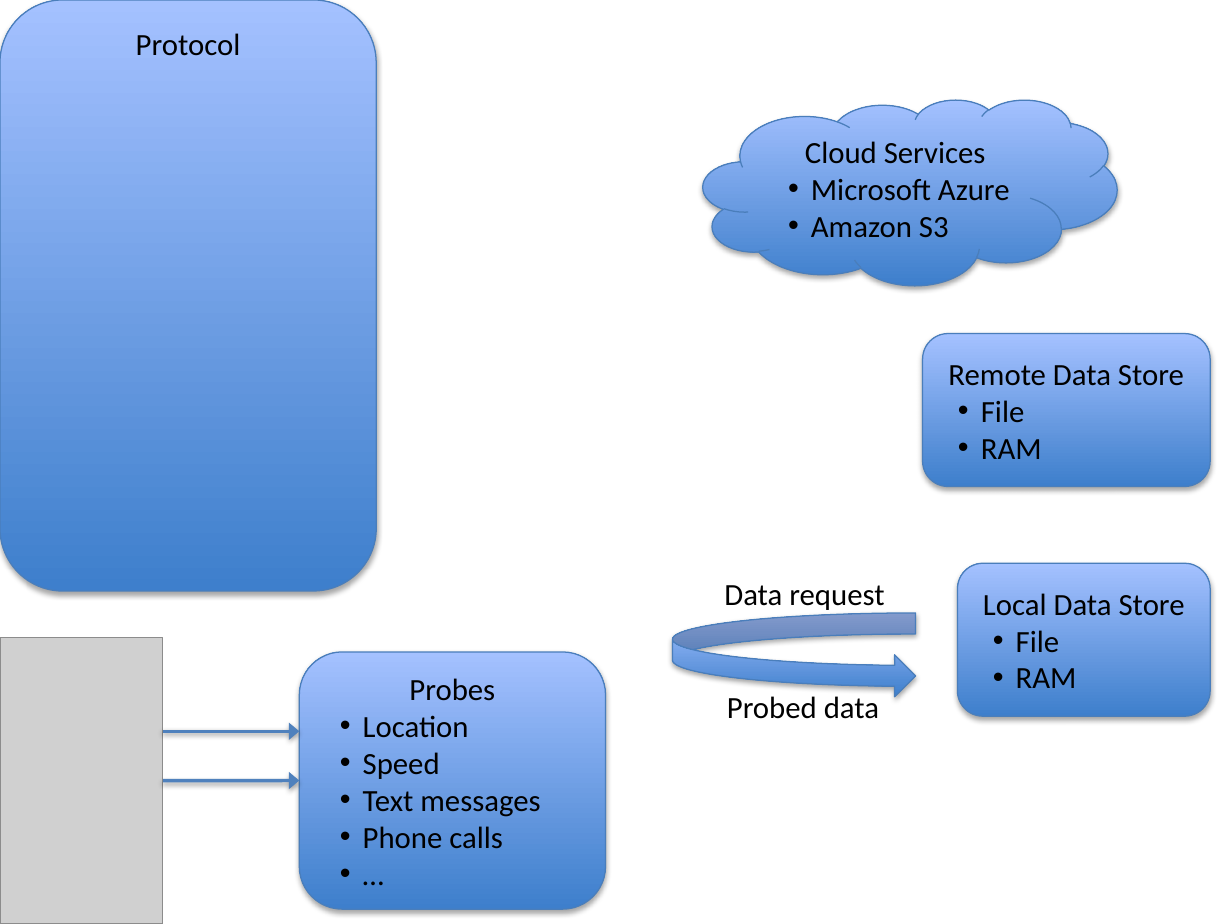
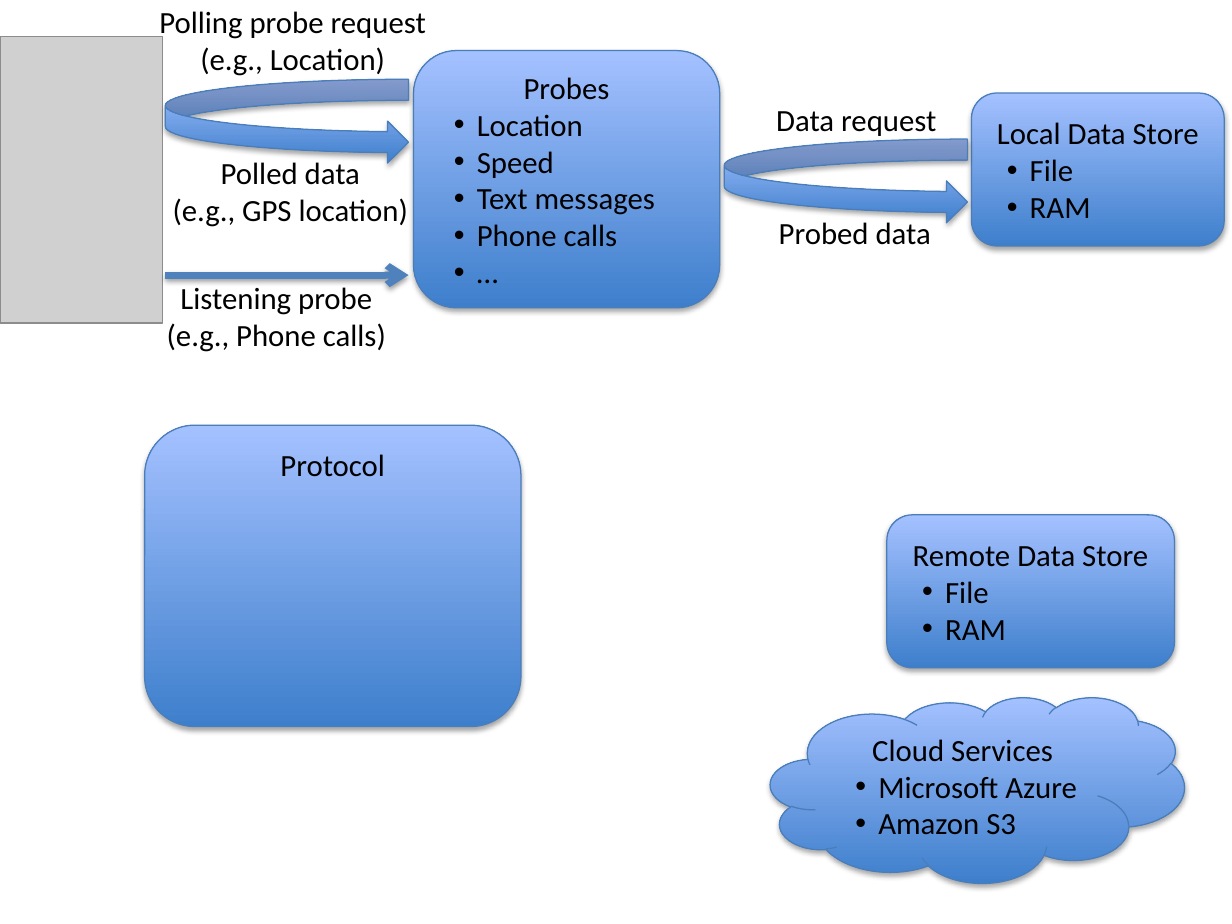
Before and after one commit to predictive-technology-laboratory/sensus, a slide deck: slide 1 of Architecture.pptx. Drawn at 1232x924 pixels with LibreOffice and Linux fonts; fonts in the diff are those of the drawing; grey boxes stand for pictures. Boxes give left, top, right and bottom in pixels: in the first picture for what was removed or moved away, otherwise in the second. Text is boxed around its words. In the diff, an @@ line names an element or a change of style, - is before the commit and + after.

Commit message:
Arch work

```diff
--- a/Architecture.pptx
+++ b/Architecture.pptx
@@ text added at (159, 11, 426, 76), 18 pt, text #000000 @@
+Polling probe request
+(e.g., Location)
@@ picture: place and size @@
-picture at (0, 637, 163, 924)
+picture at (0, 37, 163, 324)
@@ rounded rectangle "Probes": place and size @@
-rounded rectangle "Probes" at (299, 652, 606, 909)
+rounded rectangle "Probes" at (414, 51, 721, 308)
@@ curved right arrow added at (165, 79, 408, 163), fill gradient #3F80CE to #A4C4FF, outline #4B7EBC 0.75 pt @@
@@ rounded rectangle "Local Data Store": place and size @@
-rounded rectangle "Local Data Store" at (957, 563, 1210, 716)
+rounded rectangle "Local Data Store" at (972, 94, 1225, 246)
@@ 2 texts, 1 curved right arrow: place and size @@
-2 texts, 1 curved right arrow at (673, 585, 915, 719)
+2 texts, 1 curved right arrow at (724, 111, 967, 245)
@@ text added at (173, 162, 408, 227), 18 pt, text #000000 @@
+Polled data
+(e.g., GPS location)
@@ arrow added from (165, 275) to (409, 275), #4F81BD 4 pt @@
@@ text added at (167, 287, 386, 352), 18 pt, text #000000 @@
+Listening probe
+(e.g., Phone calls)
@@ rounded rectangle "Protocol": place and size @@
-rounded rectangle "Protocol" at (0, 0, 376, 591)
+rounded rectangle "Protocol" at (144, 425, 520, 727)
@@ rounded rectangle "Remote Data Store": place and size @@
-rounded rectangle "Remote Data Store" at (923, 334, 1210, 487)
+rounded rectangle "Remote Data Store" at (887, 515, 1174, 668)
@@ cloud "Cloud Services": place and size @@
-cloud "Cloud Services" at (703, 100, 1117, 286)
+cloud "Cloud Services" at (770, 697, 1184, 883)
@@ arrow removed from (163, 732) to (299, 732) @@
@@ arrow removed from (163, 781) to (299, 781) @@
```
